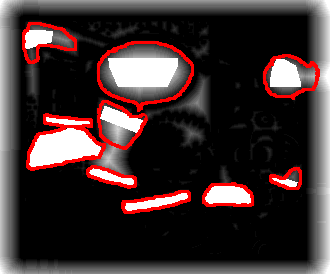
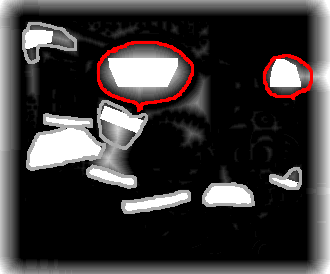
Before/after of a 330×274 layered artwork. What changed in the layer stack:
added layer "snake filtering" above "snake final" over [22, 22, 318, 214]
hid "snake final", painted on it over [22, 22, 320, 214]
